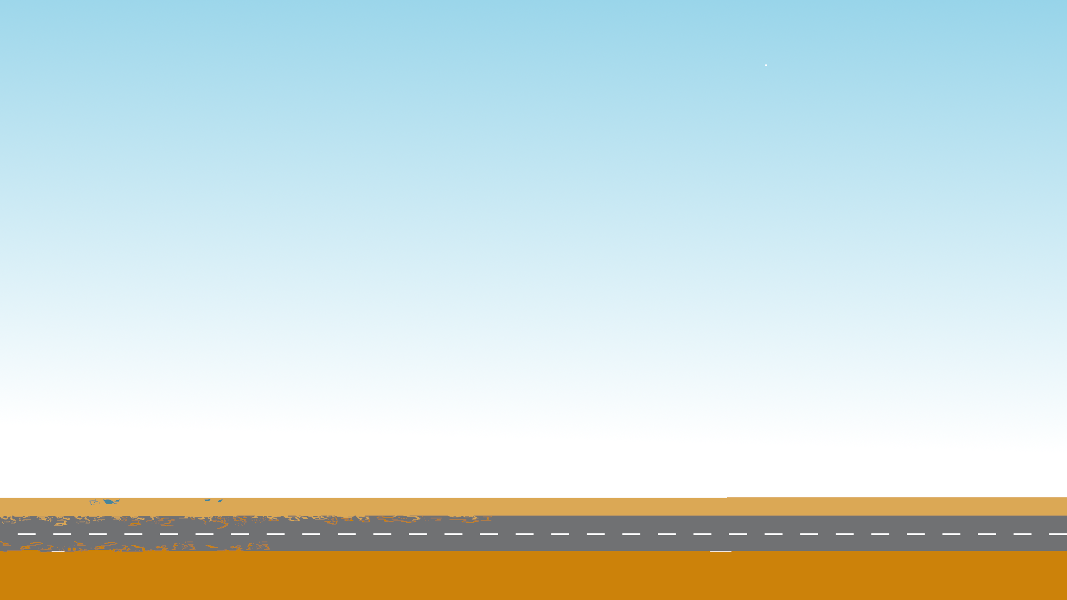
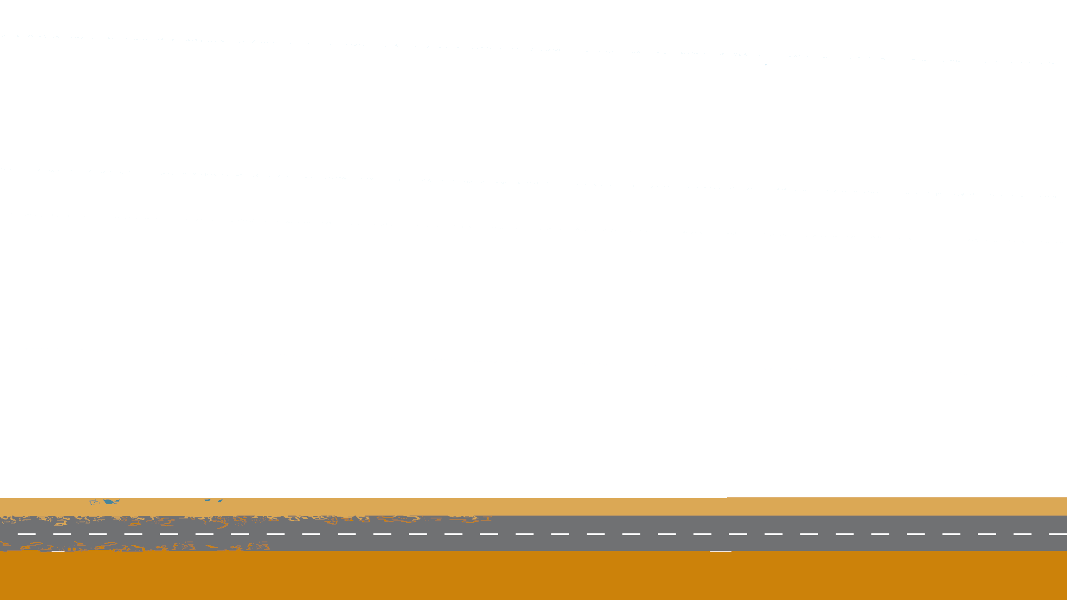
Before/after of a 1067x600 layered artwork. What changed in the layer stack:
painted on "foreground.png" over [0, 0, 1067, 498]
